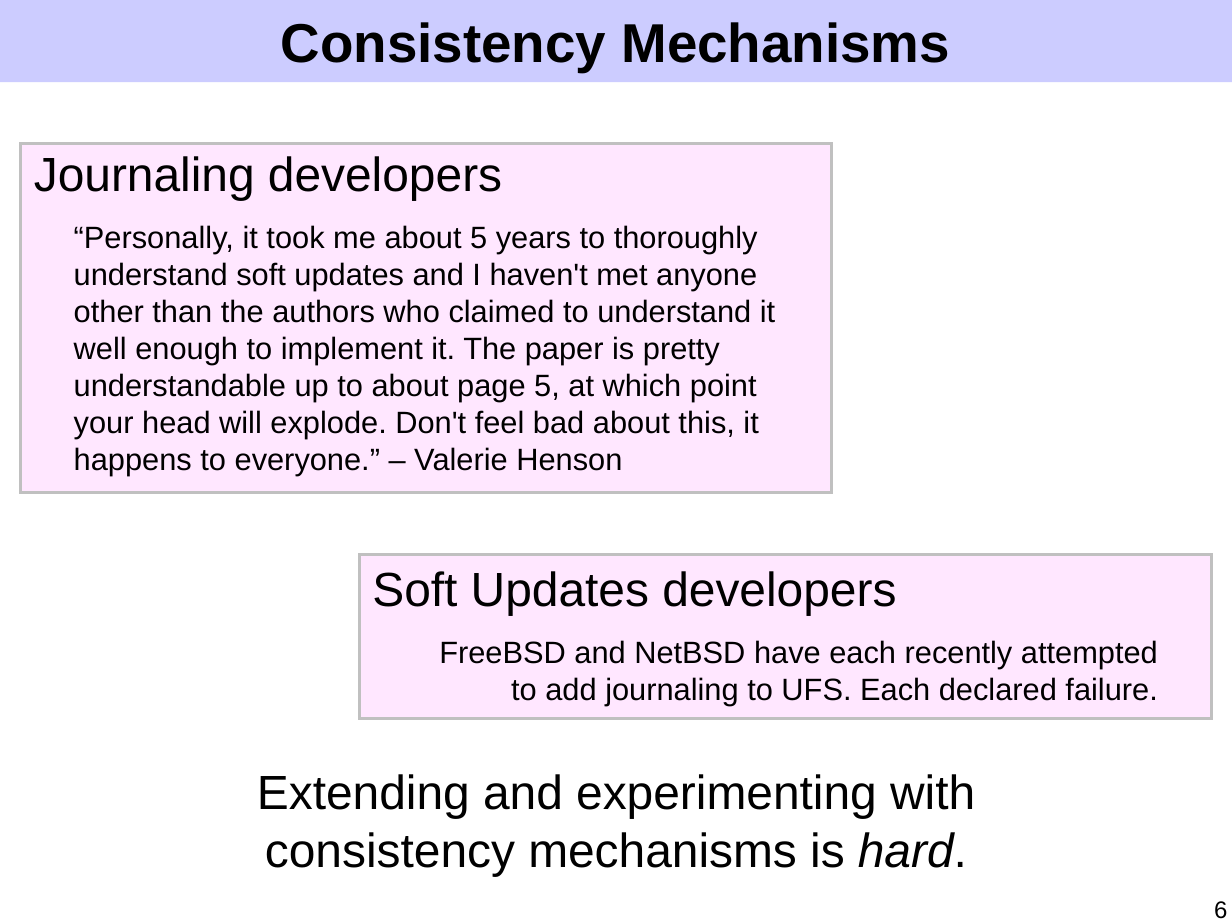
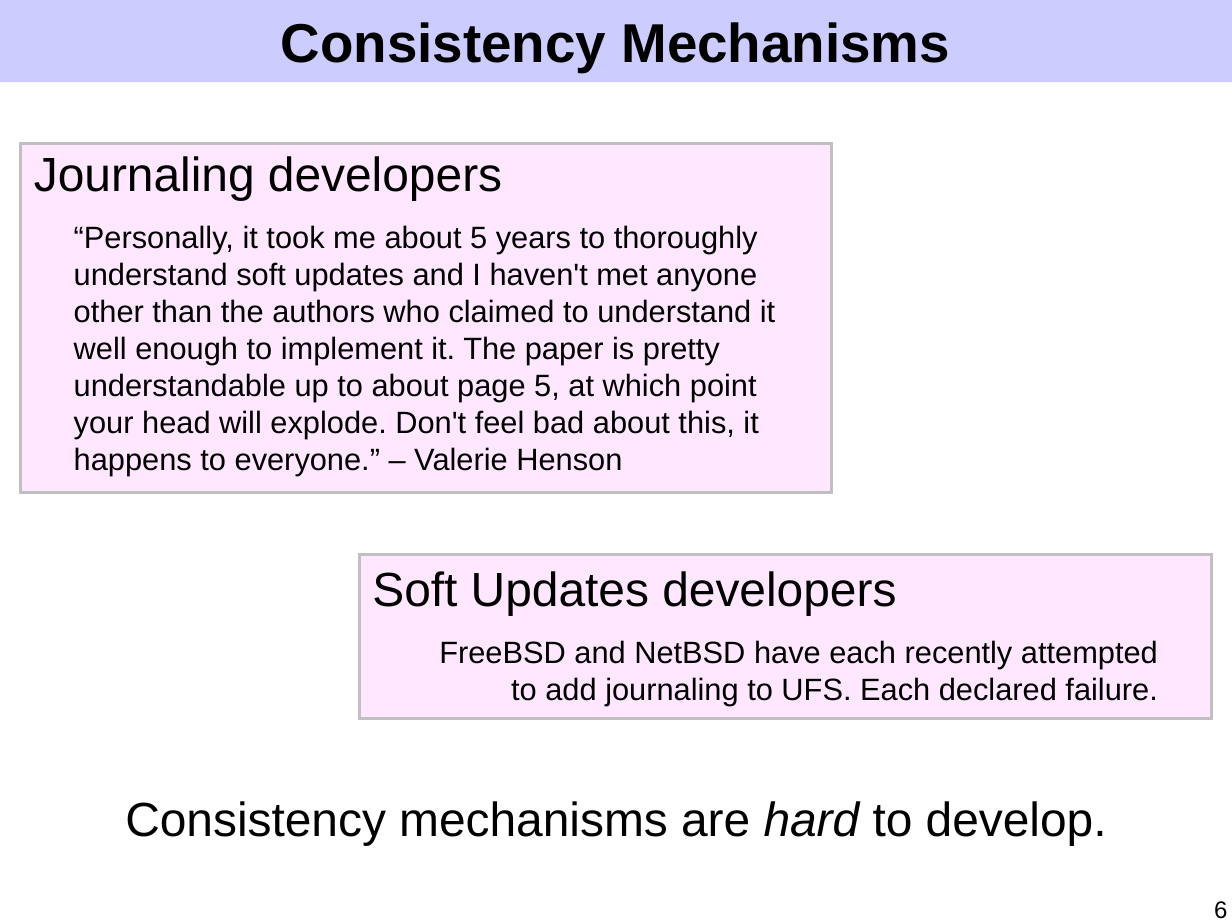
Before and after one commit to ucla-readable/fstitch-doc, a slide deck: slide 6 of sosp/pres.ppt. Drawn at 1232x924 pixels with LibreOffice and Linux fonts; fonts in the diff are those of the drawing. Boxes give left, top, right and bottom in pixels: in the first picture for what was removed or moved away, otherwise in the second. Text is boxed around its words. In the diff, an @@ line names an element or a change of style, - is before the commit and + after.

Commit message:
Improve motivation, patch model, and hard patches.

```diff
--- a/sosp/pres.ppt
+++ b/sosp/pres.ppt
@@ text at (125, 801, 1107, 845): text changed @@
-Extending and experimenting with
-consistency mechanisms is hard.
+Consistency mechanisms are hard to develop.
```
Also in this commit, not shown: 12 other slides changed, 4 slides added, 3 slides removed.
